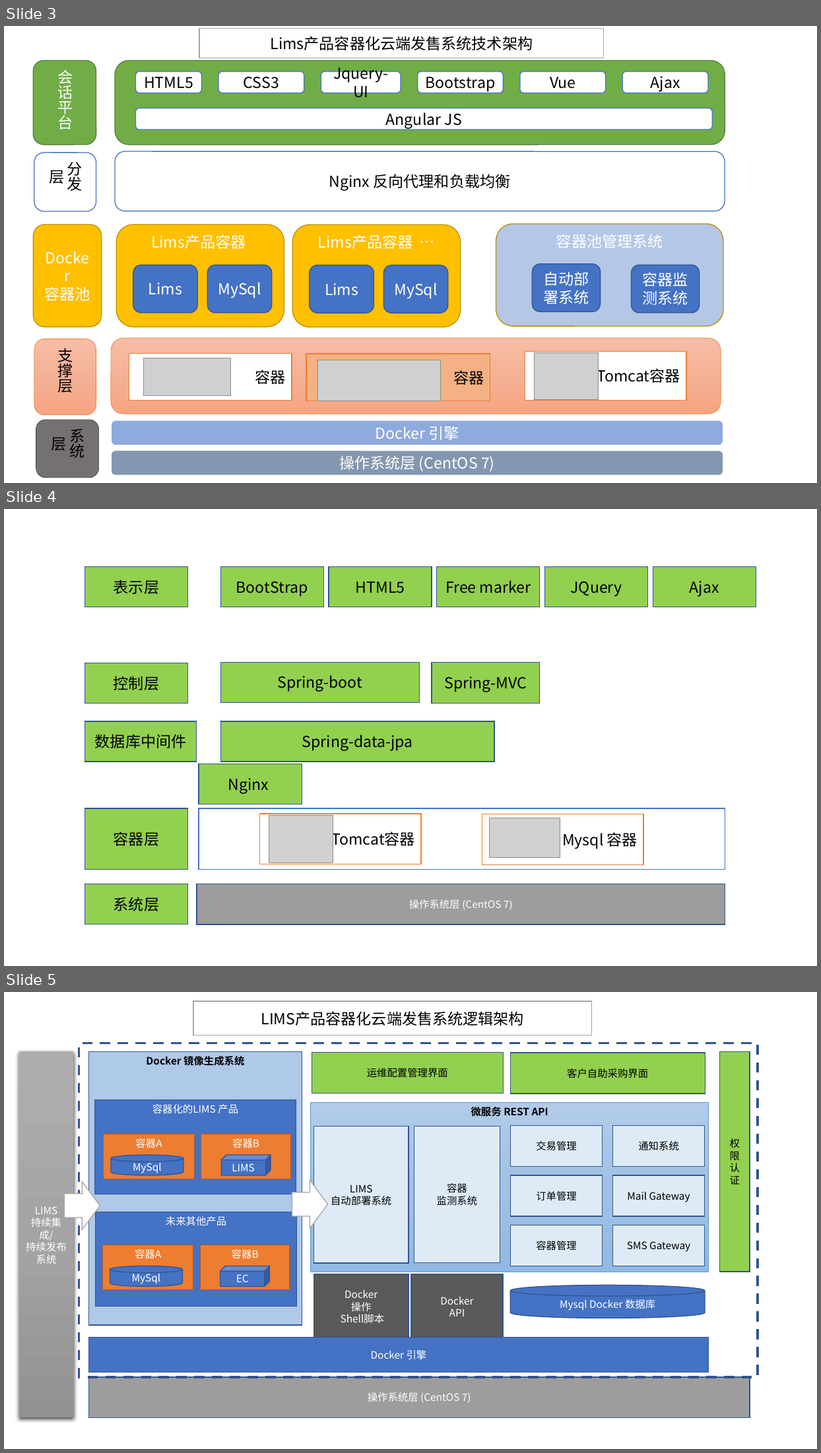
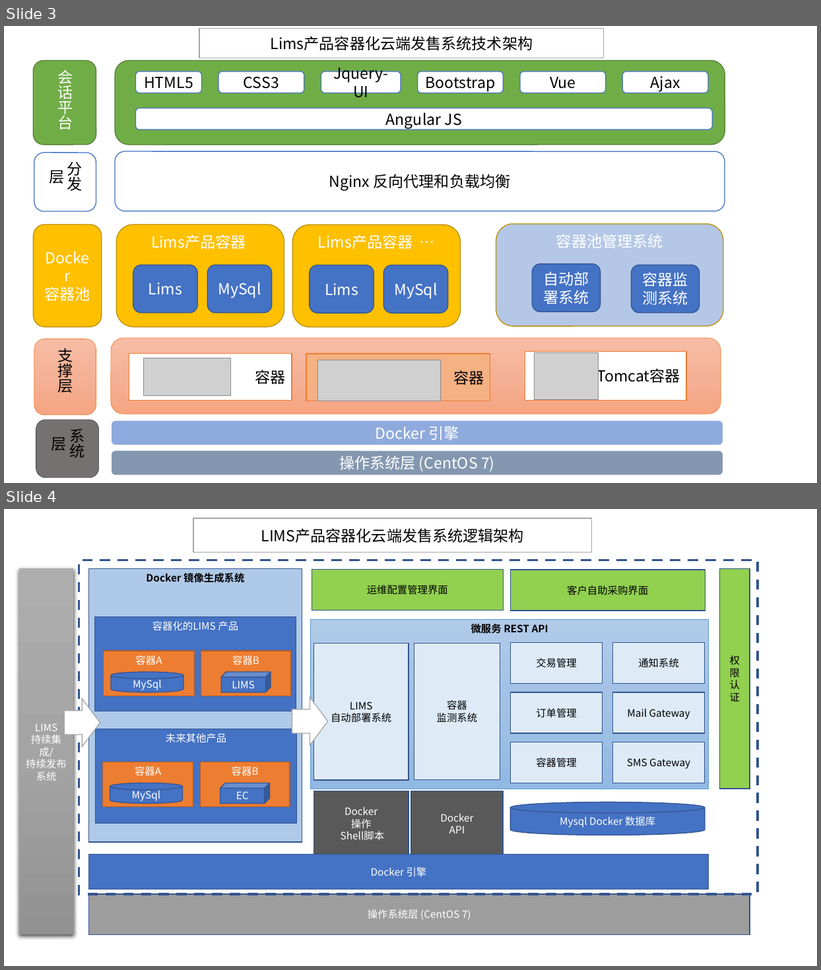
Before and after one commit to qijunbo/dockercloud, a slide deck: 系统架构.pptx. Shown one above the other, each under a label of ours: slides 3, 4 and 5 before the commit, slides 3 and 4 after it. The pictures are 821x1453 and 821x970 pixels, drawn with LibreOffice and Linux fonts; fonts in the diff are those of the drawing; grey boxes stand for pictures. Boxes give left, top, right and bottom in pixels: in the first picture for what was removed or moved away, otherwise in the second. Text is boxed around its words. In the diff, an @@ line names an element or a change of style, - is before the commit and + after.

```diff
--- a/系统架构.pptx
+++ b/系统架构.pptx
@@ slide 4 removed at [4, 509, 817, 966], background #FFFFFF @@
@@ rectangle removed at [85, 567, 187, 607] @@
-表示层
@@ rectangle removed at [220, 567, 323, 607] @@
-BootStrap
@@ rectangle removed at [329, 567, 432, 607] @@
-HTML5
@@ rectangle removed at [437, 567, 540, 607] @@
-Free marker
@@ rectangle removed at [545, 567, 648, 607] @@
-JQuery
@@ rectangle removed at [653, 567, 756, 607] @@
-Ajax
@@ rectangle removed at [85, 663, 187, 704] @@
-控制层
@@ rectangle removed at [220, 662, 419, 702] @@
-Spring-boot
@@ rectangle removed at [432, 662, 539, 703] @@
-Spring-MVC
@@ rectangle removed at [85, 722, 196, 762] @@
-数据库中间件
@@ rectangle removed at [220, 722, 494, 762] @@
-Spring-data-jpa
@@ rectangle removed at [199, 764, 302, 804] @@
-Nginx
@@ rectangle removed at [85, 809, 187, 869] @@
-容器层
@@ rectangle removed at [199, 809, 725, 869] @@
@@ rectangle removed at [259, 814, 421, 865] @@
-Tomcat容器
@@ picture removed at [269, 815, 333, 863] @@
@@ rectangle removed at [482, 815, 644, 865] @@
-Mysql 容器
@@ picture removed at [490, 819, 560, 858] @@
@@ rectangle removed at [85, 884, 187, 924] @@
-系统层
@@ rectangle removed at [197, 884, 725, 925] @@
-操作系统层 (CentOS 7)
@@ what was slide 5 is now slide 4 @@
```
Also in this commit, not shown: 6 other files.
